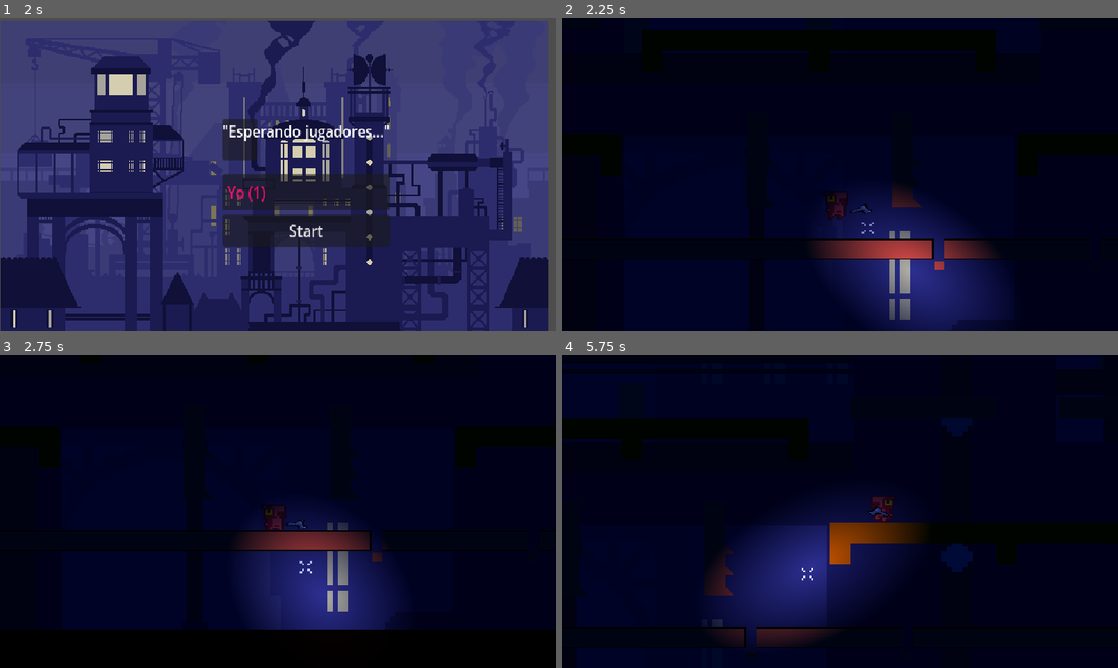
Above: before the commit, frames 1-4 (two rows, left to right).
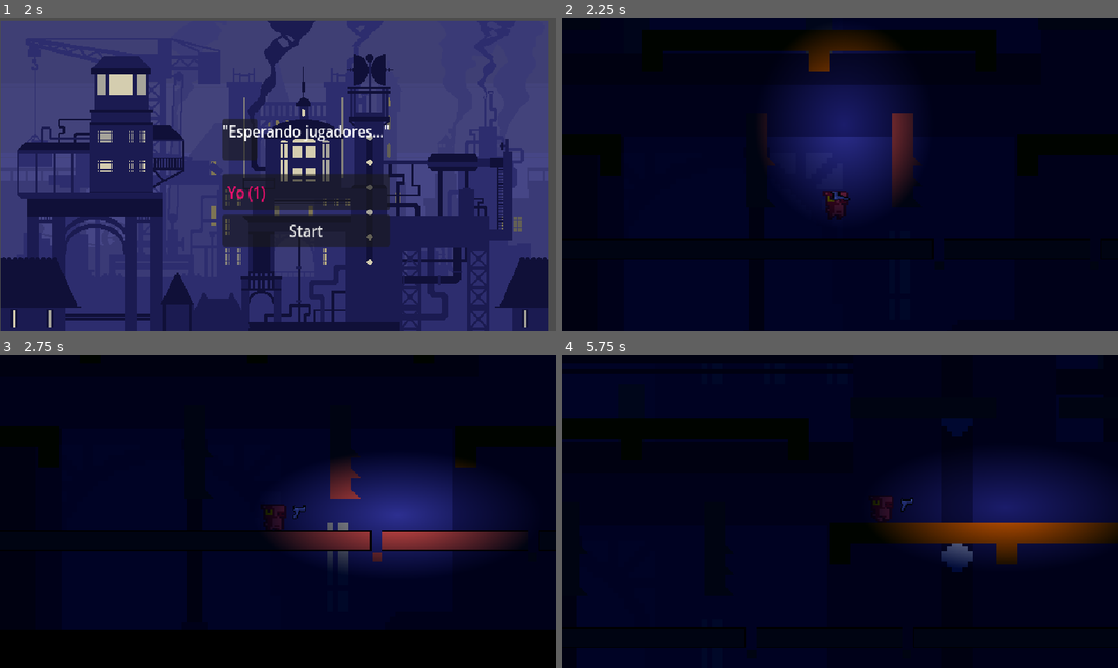
Above: after the commit, the same moments.

Repository: xNeku/godot-multiplayer-high-level
Game: Godot game, scene res://high_level_example/scenes/Menu.tscn
Two runs of this game, one before a commit and one after it. Both use one fixed random seed, a clock stepped at 60 frames per second and the inputs below.
Inputs (mouse positions are in pixels of both pictures, inside the frame that each line leads up to):
- Up to frame 1 (2 s): click (283, 146) at 0.52 s; type "12" at 0.6 s; click "Crear Partida" at 1.25 s
- Up to frame 2 (2.25 s): click "Start" at 2 s
- Up to frame 3 (2.75 s): no input
- Up to frame 4 (5.75 s): move the mouse to (962, 495) at 2.77 s; press the mouse at (962, 495) at 2.78 s; hold Right (ui_right) 2.78-4.28 s; tap F (ability) at 2.85, 4.55, 5.1 s; tap Up (ui_up) at 3.02, 3.77, 5.27 s; move the mouse to (728, 527) at 3.52 s; release the mouse at (728, 527) at 3.53 s; click (728, 527) at 3.6 s; tap G (throw) at 3.8, 4.35 s; move the mouse to (895, 442) at 4.27 s; hold Left (ui_left) 4.28-5.03 s; move the mouse to (812, 574) at 5.02 s; hold Right (ui_right) from 5.03 s (still down); click (812, 574) at 5.3 s

Frame 1 is identical in both runs. In frame 2, 19% of the frame differs, in the area x 36-79%, y 4-100%; in frame 3, 15%; in frame 4, 19%.

Commit message:
Puntería sin ratón: se dispara hacia donde mira, hacia arriba en el aire
- Controles de mando: disparo (X / gatillo derecho), salto (A), correr (LB), habilidad (Y), objeto (B)
- Disparo con teclado en J (el clic izquierdo sigue funcionando)
- Exports de puntería en el jugador (aim_up_in_air, air_aim_angle_deg)

Co-Authored-By: Claude Sonnet 5.5 <noreply@anthropic.com>
Claude-Session: https://claude.ai/code/session_01V8Hjh6ByoFuysguaq7Lais

Diff:
--- a/high_level_example/scripts/high_level_network_player.gd
+++ b/high_level_example/scripts/high_level_network_player.gd
@@ -13,6 +13,12 @@
 @export var friction: float = 1500.0
 @export var acceleration: float = 1800.0
 @export var gravity: float = 2000.0
+
+@export_group("Puntería (sin ratón, estilo Duck Game)")
+# El personaje dispara hacia donde mira. En el aire, el arma apunta hacia arriba.
+@export var aim_up_in_air: bool = true
+# 90 = vertical. Menos grados = diagonal (45 deja disparar en el aire hacia delante-arriba).
+@export_range(0.0, 90.0) var air_aim_angle_deg: float = 90.0
 
 @export_group("Arma")
 # Arma con la que se empieza y con la que se reaparece.
@@ -33,6 +39,8 @@
 var current_ammo: int = 0
 var next_shot_bounces: bool = false
 var is_aiming_laser: bool = false
+var facing: int = 1 # 1 = derecha, -1 = izquierda
+var aim_angle: float = 0.0 # radianes, ángulo global del disparo
 
 # Cooldowns por marca de tiempo (más barato que crear un timer por disparo)
 var _next_shot_msec: int = 0
@@ -55,7 +63,7 @@
 
 func _ready() -> void:
 	var is_mine: bool = is_multiplayer_authority()
-	crosshair.visible = is_mine
+	crosshair.visible = false # sin ratón no hay mira
 	camera.enabled = is_mine
 	if flashlight:
 		flashlight.enabled = is_mine
@@ -103,16 +111,18 @@
 
 
 func update_aiming() -> void:
-	var mouse_pos: Vector2 = get_global_mouse_position()
-	crosshair.global_position = mouse_pos
-	hand_pivot.look_at(mouse_pos)
-
-	if mouse_pos.x < global_position.x:
-		animated_sprite.flip_h = true
-		hand_pivot.scale.y = -1
-	else:
-		animated_sprite.flip_h = false
-		hand_pivot.scale.y = 1
+	var direction: float = Input.get_axis("ui_left", "ui_right")
+	if direction != 0.0:
+		facing = 1 if direction > 0.0 else -1
+
+	var up: float = 0.0
+	if aim_up_in_air and not is_on_floor():
+		up = deg_to_rad(air_aim_angle_deg)
+	aim_angle = Vector2(facing * cos(up), -sin(up)).angle()
+
+	hand_pivot.global_rotation = aim_angle
+	animated_sprite.flip_h = facing < 0
+	hand_pivot.scale.y = -1 if facing < 0 else 1
 
 
 func update_animation() -> void:
@@ -146,8 +156,7 @@
 
 	match ability_type:
 		"DASH":
-			var dash_dir: Vector2 = (get_global_mouse_position() - global_position).normalized()
-			velocity = dash_dir * dash_speed
+			velocity = Vector2.RIGHT.rotated(aim_angle) * dash_speed
 		"RICOCHET":
 			# El siguiente disparo rebota una vez más y se enseña el láser
 			next_shot_bounces = true
@@ -178,11 +187,11 @@
 		laser_sight.visible = false
 		laser_sight.clear_points()
 
-	# Ojo: el ángulo va en global. hand_pivot.rotation es local y este nodo
+	# El ángulo va en global (aim_angle). hand_pivot.rotation es local y este nodo
 	# tiene escala no uniforme, así que con él las balas se desviaban.
 	request_shoot.rpc_id(1,
 		muzzle.global_position,
-		hand_pivot.global_rotation,
+		aim_angle,
 		current_weapon_data.bullet_speed,
 		current_weapon_data.spread,
 		current_weapon_data.bullet_count,
@@ -195,7 +204,7 @@
 	laser_sight.clear_points()
 
 	var start: Vector2 = muzzle.global_position
-	var direction: Vector2 = Vector2.RIGHT.rotated(hand_pivot.global_rotation)
+	var direction: Vector2 = Vector2.RIGHT.rotated(aim_angle)
 	laser_sight.add_point(laser_sight.to_local(start))
 
 	var space := get_world_2d().direct_space_state
@@ -308,7 +317,7 @@
 		return
 	_next_throw_msec = now + int(throwable_cooldown * 1000.0)
 
-	var throw_dir: Vector2 = (get_global_mouse_position() - global_position).normalized()
+	var throw_dir: Vector2 = Vector2.RIGHT.rotated(aim_angle)
 	throw_dir.y -= 0.2 # arco ligero
 
 	# Se manda la RUTA de la escena; el servidor la instancia
--- a/project.godot
+++ b/project.godot
@@ -56,6 +56,7 @@
 , Object(InputEventJoypadButton,"resource_local_to_scene":false,"resource_name":"","device":0,"button_index":11,"pressure":0.0,"pressed":false,"script":null)
 , Object(InputEventJoypadMotion,"resource_local_to_scene":false,"resource_name":"","device":0,"axis":1,"axis_value":-1.0,"script":null)
 , Object(InputEventKey,"resource_local_to_scene":false,"resource_name":"","device":-1,"window_id":0,"alt_pressed":false …(183 unchanged characters)…
+, Object(InputEventJoypadButton,"resource_local_to_scene":false,"resource_name":"","device":0,"button_index":0,"pressure":0.0,"pressed":false,"script":null)
 ]
 }
 ui_down={
@@ -69,21 +70,27 @@
 ui_run={
 "deadzone": 0.2,
 "events": [Object(InputEventKey,"resource_local_to_scene":false,"resource_name":"","device":-1,"window_id":0,"alt_press …(195 unchanged characters)…
+, Object(InputEventJoypadButton,"resource_local_to_scene":false,"resource_name":"","device":0,"button_index":9,"pressure":0.0,"pressed":false,"script":null)
 ]
 }
 shoot={
 "deadzone": 0.2,
 "events": [Object(InputEventMouseButton,"resource_local_to_scene":false,"resource_name":"","device":-1,"window_id":0,"a …(253 unchanged characters)…
+, Object(InputEventKey,"resource_local_to_scene":false,"resource_name":"","device":-1,"window_id":0,"alt_pressed":false,"shift_pressed":false,"ctrl_pressed":false,"meta_pressed":false,"pressed":false,"keycode":0,"physical_keycode":74,"key_label":0,"unicode":0,"location":0,"echo":false,"script":null)
+, Object(InputEventJoypadButton,"resource_local_to_scene":false,"resource_name":"","device":0,"button_index":2,"pressure":0.0,"pressed":false,"script":null)
+, Object(InputEventJoypadMotion,"resource_local_to_scene":false,"resource_name":"","device":0,"axis":5,"axis_value":1.0,"script":null)
 ]
 }
 ability={
 "deadzone": 0.2,
 "events": [Object(InputEventKey,"resource_local_to_scene":false,"resource_name":"","device":-1,"window_id":0,"alt_press …(192 unchanged characters)…
+, Object(InputEventJoypadButton,"resource_local_to_scene":false,"resource_name":"","device":0,"button_index":3,"pressure":0.0,"pressed":false,"script":null)
 ]
 }
 throw={
 "deadzone": 0.2,
 "events": [Object(InputEventKey,"resource_local_to_scene":false,"resource_name":"","device":-1,"window_id":0,"alt_press …(191 unchanged characters)…
+, Object(InputEventJoypadButton,"resource_local_to_scene":false,"resource_name":"","device":0,"button_index":1,"pressure":0.0,"pressed":false,"script":null)
 ]
 }
 
